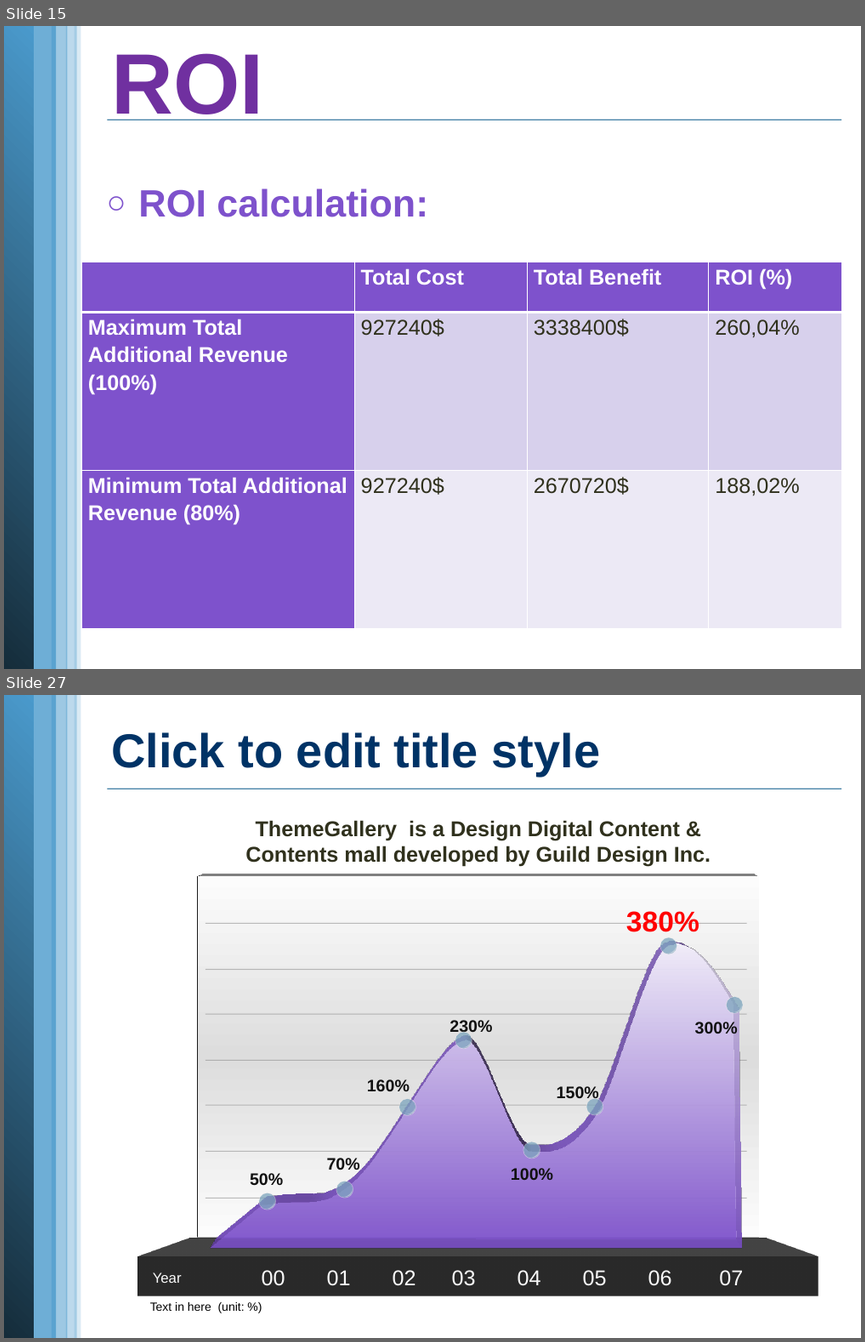
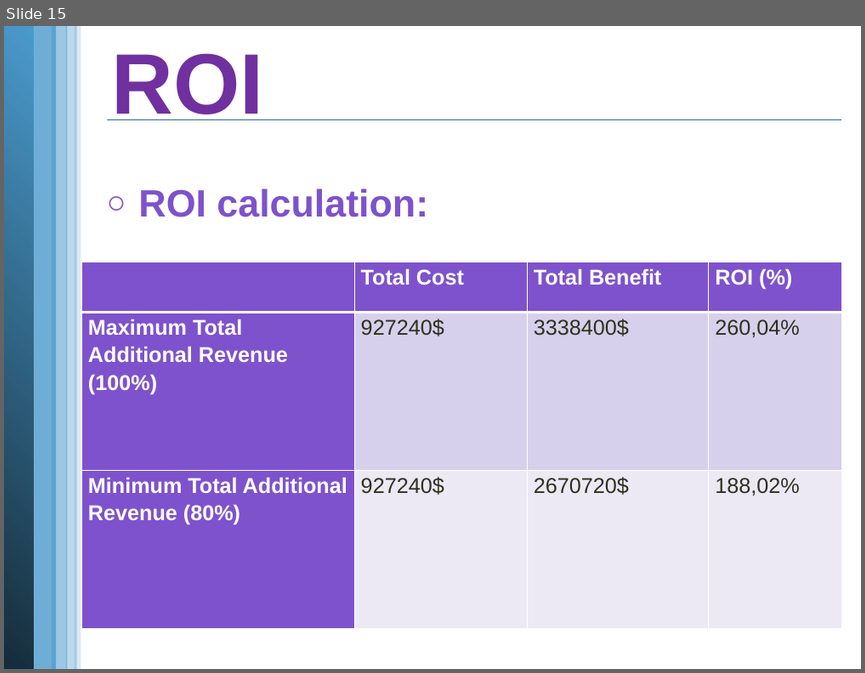
Before and after one commit to vucongthuc/hit-team-2012, a slide deck: Measurement Analysis/K15T2-Team22-Team Assignment7/K15T2-Team22-Team Assignment7.pptx. Shown one above the other, each under a label of ours: slides 15 and 27 before the commit, slide 15 after it; the slides between them are not shown. The pictures are 865x1342 and 865x673 pixels, drawn with LibreOffice and Linux fonts; fonts in the diff are those of the drawing; background and template pictures are left out. Boxes give left, top, right and bottom in pixels: in the first picture for what was removed or moved away, otherwise in the second. Text is boxed around its words. In the diff, an @@ line names an element or a change of style, - is before the commit and + after.

```diff
--- a/Measurement Analysis/K15T2-Team22-Team Assignment7/K15T2-Team22-Team Assignment7.pptx
+++ b/Measurement Analysis/K15T2-Team22-Team Assignment7/K15T2-Team22-Team Assignment7.pptx
@@ slide 27 removed at (x1=4, y1=695, x2=861, y2=1338), background #FFFFFF; not listed: 6 template elements that a slide beside it also shows @@
@@ title removed at (x1=111, y1=732, x2=601, y2=776) @@
-Click to edit title style
@@ text removed at (x1=245, y1=820, x2=710, y2=867) @@
-ThemeGallery is a Design Digital Content & Contents mall developed by Guild Design Inc.
@@ rectangle removed at (x1=198, y1=876, x2=759, y2=1237) @@
@@ text removed at (x1=626, y1=911, x2=699, y2=932) @@
-380%
@@ freeform shape removed at (x1=211, y1=938, x2=742, y2=1248) @@
@@ group removed at (x1=659, y1=936, x2=677, y2=955): 16 moons, 2 ellipses @@
@@ text removed at (x1=449, y1=1020, x2=492, y2=1036) @@
-230%
@@ text removed at (x1=695, y1=1021, x2=738, y2=1033) @@
-300%
@@ group removed at (x1=726, y1=996, x2=744, y2=1014): 16 moons, 2 ellipses @@
@@ group removed at (x1=454, y1=1032, x2=472, y2=1049): 16 moons, 2 ellipses @@
@@ text removed at (x1=367, y1=1079, x2=409, y2=1091) @@
-160%
@@ text removed at (x1=556, y1=1086, x2=599, y2=1101) @@
-150%
@@ group removed at (x1=399, y1=1098, x2=416, y2=1116): 16 moons, 2 ellipses @@
@@ group removed at (x1=585, y1=1098, x2=603, y2=1116): 16 moons, 2 ellipses @@
@@ text removed at (x1=250, y1=1173, x2=283, y2=1185) @@
-50%
@@ text removed at (x1=327, y1=1157, x2=360, y2=1174) @@
-70%
@@ text removed at (x1=511, y1=1168, x2=553, y2=1179) @@
-100%
@@ group removed at (x1=523, y1=1141, x2=541, y2=1159): 16 moons, 2 ellipses @@
@@ group removed at (x1=205, y1=923, x2=747, y2=1198): 7 lines @@
@@ group removed at (x1=336, y1=1180, x2=353, y2=1198): 16 moons, 2 ellipses @@
@@ group removed at (x1=258, y1=1192, x2=276, y2=1210): 16 moons, 2 ellipses @@
@@ rectangle removed at (x1=138, y1=1258, x2=818, y2=1296) @@
@@ text removed at (x1=153, y1=1272, x2=182, y2=1282) @@
-Year
@@ text removed at (x1=262, y1=1270, x2=743, y2=1286) @@
-00 01 02 03 04 05 06 07
@@ text removed at (x1=150, y1=1302, x2=245, y2=1313) @@
-Text in here (unit: %)
```
Also in this commit, not shown: 17 slides changed, 1 slide added, 23 other slides removed.
